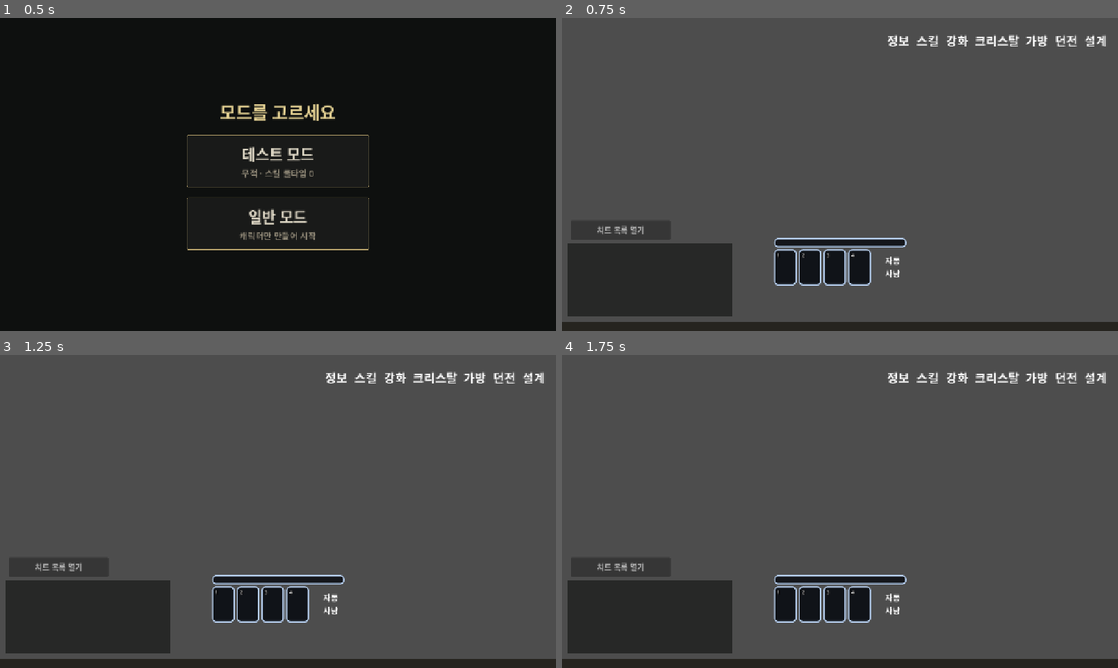
Above: before the commit, frames 1-4 (two rows, left to right).
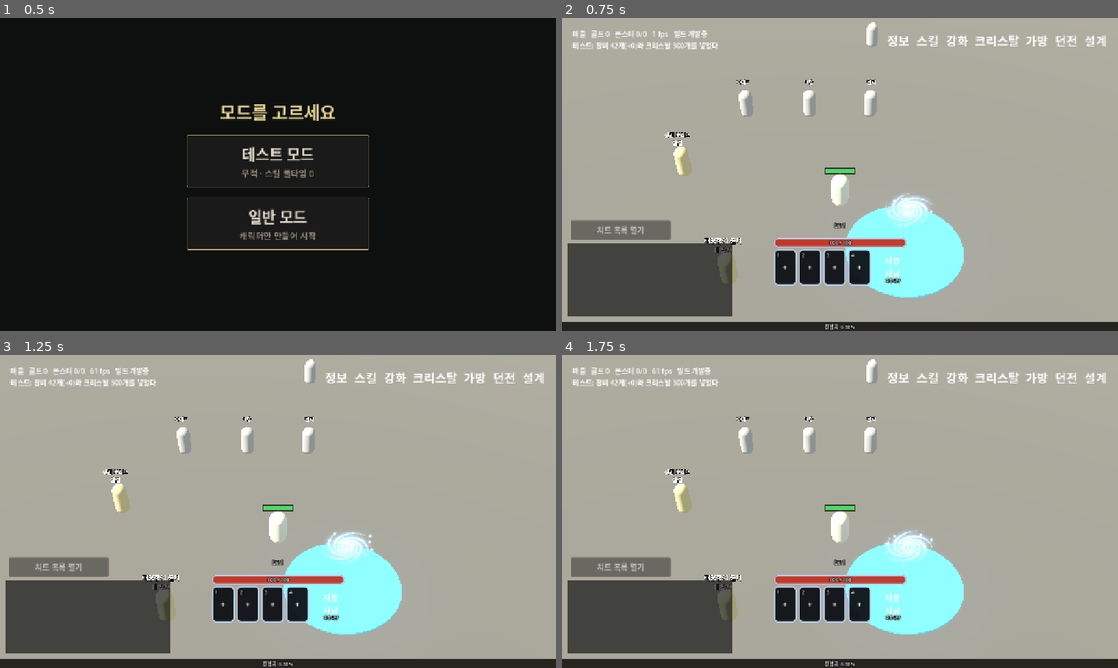
Above: after the commit, the same moments.

Repository: gogoalswo/MMORPG
Game: Godot game, scene res://start.tscn
Two runs of this game, one before a commit and one after it. Both use one fixed random seed, a clock stepped at 60 frames per second and the inputs below.
Inputs (mouse positions are in pixels of both pictures, inside the frame that each line leads up to):
- Up to frame 1 (0.5 s): no input
- Up to frame 2 (0.75 s): click (840, 161) at 0.52 s
- Up to frame 3 (1.25 s): no input
- Up to frame 4 (1.75 s): click (784, 605) at 1.27 s

Frame 1 is identical in both runs. In frame 2, 95% of the frame differs, in the area x 0-100%, y 0-100%; in frame 3, 95%; in frame 4, 95%.
Error before the commit: Parse Error: Cannot infer the type of "has_crystal" variable because the value doesn't have a set type. (res://world/world.gd:1344)

Commit message:
grant_test_kit: has_crystal 에 타입을 적는다 (any 결과는 추론이 안 된다)
Co-Authored-By: Claude Opus 5.5 <noreply@anthropic.com>
Claude-Session: https://claude.ai/code/session_01QD7wisbkFpw9YEWmwDEDHv

Diff:
--- a/godot/world/world.gd
+++ b/godot/world/world.gd
@@ -1341,7 +1341,7 @@
 					"id": str(item.id), "grade": grade, "enhance": 0,
 					"options": Items.roll_options(item, grade, _rng),
 				})
-	var has_crystal := player.bag.any(func(held: Dictionary) -> bool:
+	var has_crystal: bool = player.bag.any(func(held: Dictionary) -> bool:
 		return str(held.get("id", "")) == Items.crystal_id())
 	if player.bag.size() + gear.size() + (0 if has_crystal else 1) > Items.bag_size():
 		_notice("가방이 모자라 테스트 장비를 못 넣었다 — 비우고 다시 들어오면 넣는다")
